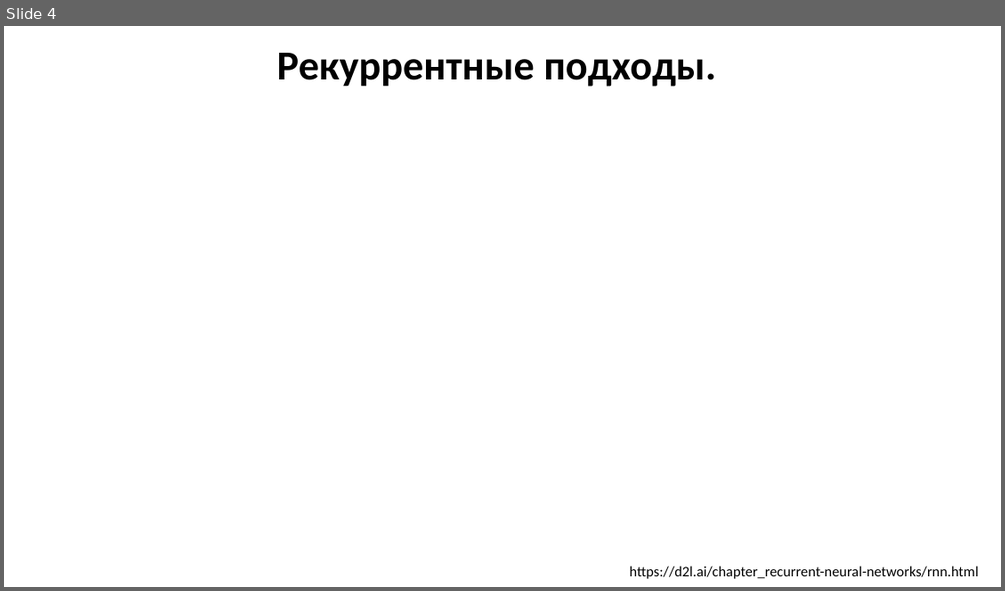
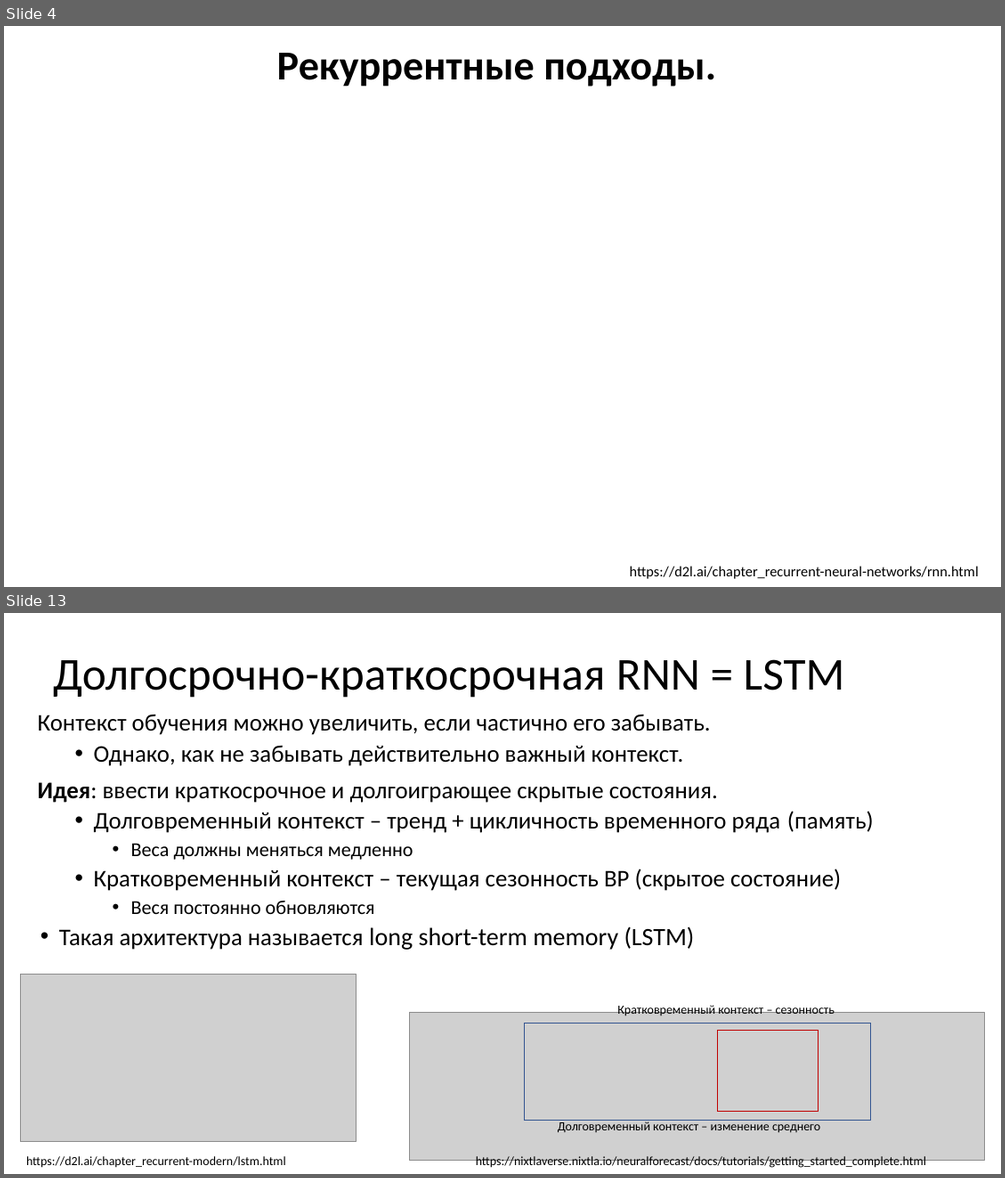
Before and after one commit to MVRonkin/TimeSeriesCourse, a slide deck: 2025/LEC/07-2 RNN.pptx. Shown one above the other, each under a label of ours: slide 4 before the commit, slides 4 and 13 after it; the slides between them are not shown. The pictures are 1005x591 and 1005x1178 pixels, drawn with LibreOffice and Linux fonts; fonts in the diff are those of the drawing; grey boxes stand for pictures. Boxes give left, top, right and bottom in pixels: in the first picture for what was removed or moved away, otherwise in the second. Text is boxed around its words. In the diff, an @@ line names an element or a change of style, - is before the commit and + after.

```diff
--- a/2025/LEC/07-2 RNN.pptx
+++ b/2025/LEC/07-2 RNN.pptx
@@ slide 13 added at [4, 613, 1001, 1174], background #FFFFFF @@
@@ title added at [53, 659, 845, 698], 44 pt, text #000000 @@
+Долгосрочно-краткосрочная RNN = LSTM
@@ text added at [38, 714, 874, 949], 23 pt, text #000000 @@
+Контекст обучения можно увеличить, если частично его забывать.
+  • Однако, как не забывать действительно важный контекст.
+Идея: ввести краткосрочное и долгоиграющее скрытые состояния.
+  • Долговременный контекст – тренд + цикличность временного ряда (память)
+    • Веса должны меняться медленно
+  • Кратковременный контекст – текущая сезонность ВР (скрытое состояние)
+    • Веся постоянно обновляются
+  • Такая архитектура называется long short-term memory (LSTM)
@@ picture added at [20, 973, 356, 1142] @@
@@ picture added at [409, 1012, 985, 1160] @@
@@ text added at [617, 1003, 834, 1016], 12 pt, text #000000 @@
+Кратковременный контекст – сезонность
@@ rectangle added at [525, 1022, 871, 1120], outline #325491 1 pt @@
@@ rectangle added at [718, 1030, 817, 1111], outline #C00000 1 pt @@
@@ text added at [558, 1121, 820, 1133], 12 pt, text #000000 @@
+Долговременный контекст – изменение среднего
@@ text added at [26, 1156, 286, 1167], 12 pt, text #000000 @@
+https://d2l.ai/chapter_recurrent-modern/lstm.html
@@ text added at [476, 1156, 926, 1168], 12 pt, text #000000 @@
+https://nixtlaverse.nixtla.io/neuralforecast/docs/tutorials/getting_started_complete.html
```
Also in this commit, not shown: 1 slide changed, 12 other slides added, 85 slides removed.
